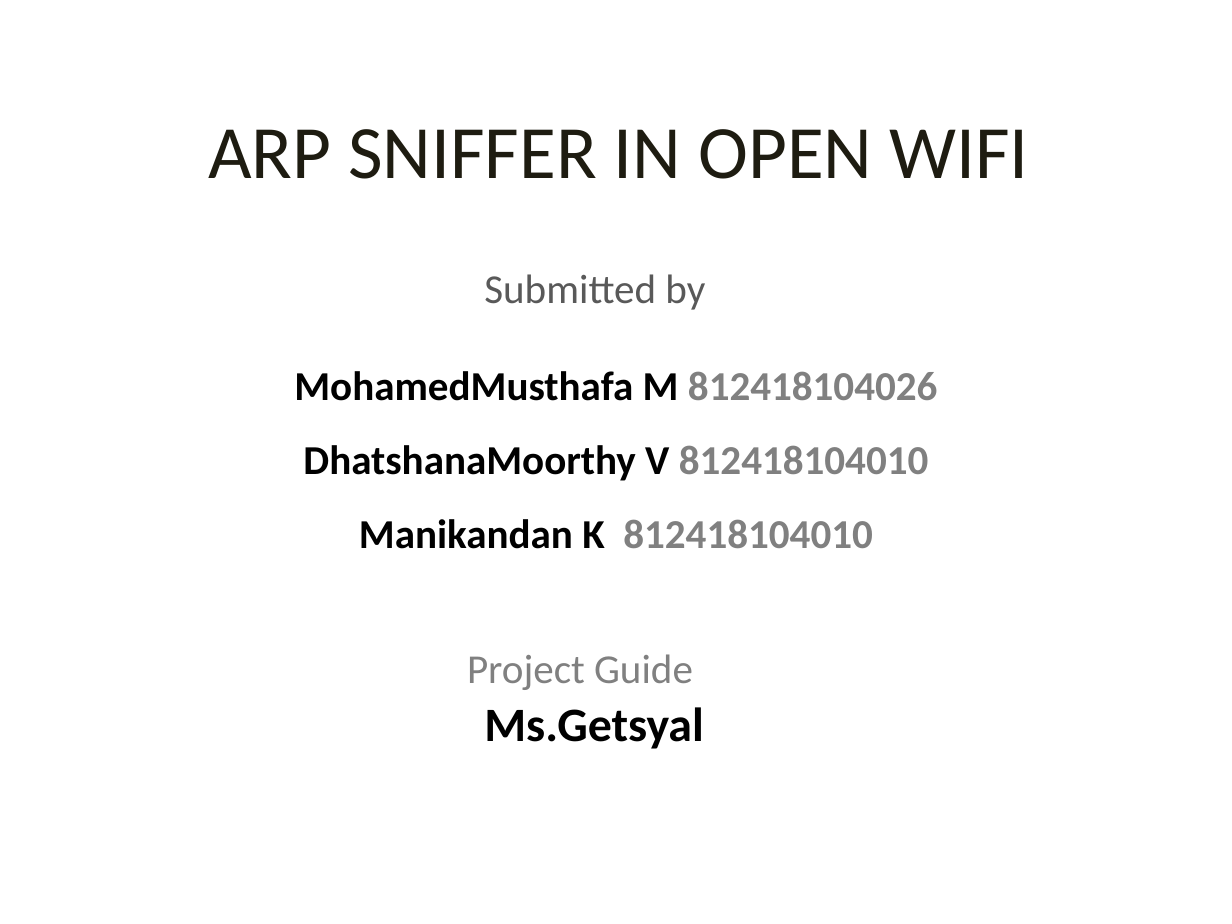
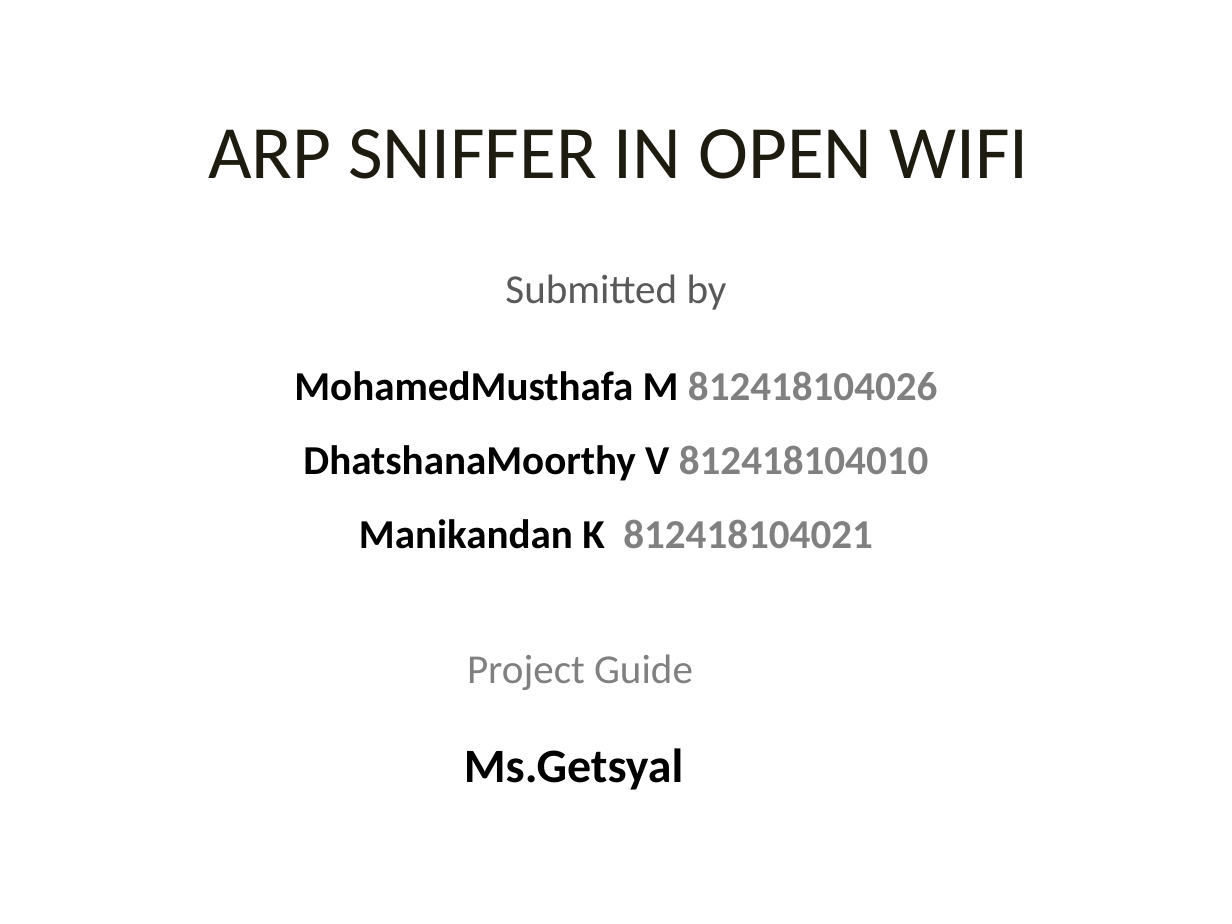
Before and after one commit to Musthafa2001/project-ppt, a slide deck: slide 1 of ARP SNIFFER IN OPEN WIFI.pptx. Drawn at 1232x924 pixels with LibreOffice and Linux fonts; fonts in the diff are those of the drawing. Boxes give left, top, right and bottom in pixels: in the first picture for what was removed or moved away, otherwise in the second. Text is boxed around its words. In the diff, an @@ line names an element or a change of style, - is before the commit and + after.

```diff
--- a/ARP SNIFFER IN OPEN WIFI.pptx
+++ b/ARP SNIFFER IN OPEN WIFI.pptx
@@ text "Submitted by": place and size @@
-text "Submitted by" at <box>484,274,705,310</box>
+text "Submitted by" at <box>505,274,727,310</box>
@@ text "Submitted by" at <box>505,274,727,310</box>: alignment left to centre @@
@@ text at <box>359,519,872,549</box>: text changed @@
-Manikandan K 812418104010
+Manikandan K 812418104021
@@ text "Ms.Getsyal": place and size @@
-text "Ms.Getsyal" at <box>484,707,703,749</box>
+text "Ms.Getsyal" at <box>464,748,683,790</box>
```
Also in this commit, not shown: 1 other slide changed.
